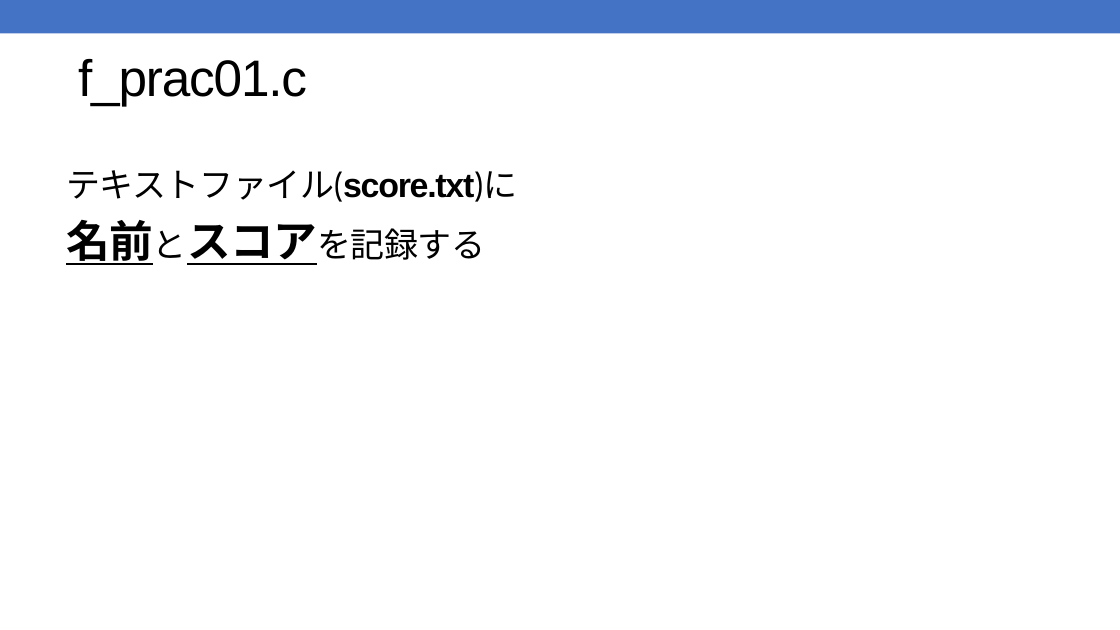
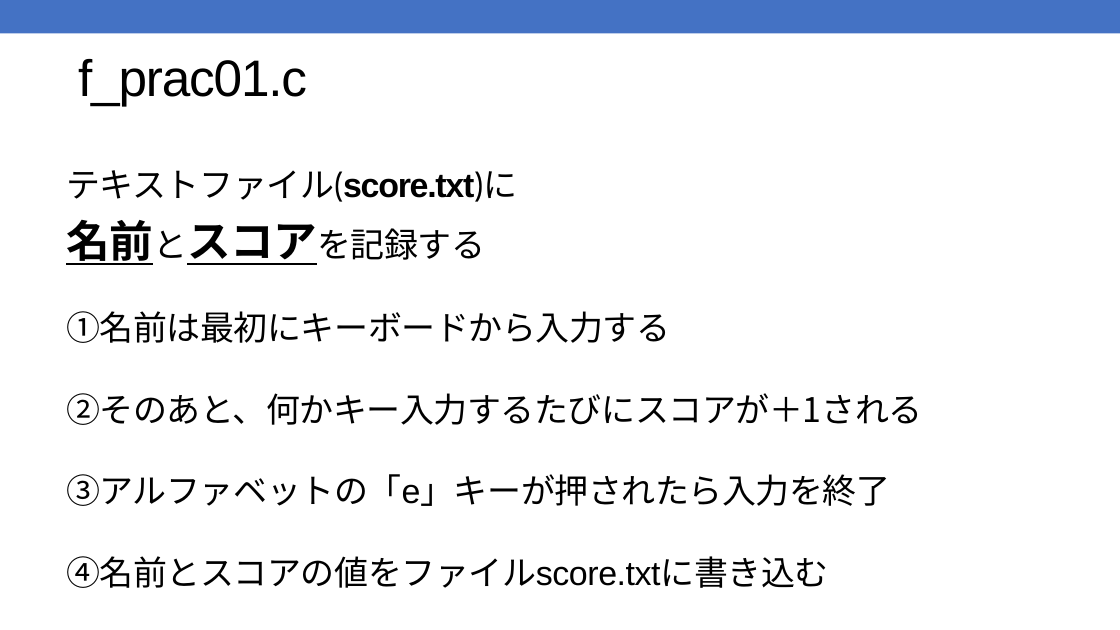
Before and after one commit to kic-murata/cpp2025, a slide deck: slide 1 of 授業資料/演習問題：ファイル処理.pptx. Drawn at 1120x630 pixels with LibreOffice and Linux fonts; fonts in the diff are those of the drawing. Boxes give left, top, right and bottom in pixels: in the first picture for what was removed or moved away, otherwise in the second. Text is boxed around its words. In the diff, an @@ line names an element or a change of style, - is before the commit and + after.

```diff
--- a/授業資料/演習問題：ファイル処理.pptx
+++ b/授業資料/演習問題：ファイル処理.pptx
@@ text at (66, 220, 923, 588): text changed @@
-名前とスコアを記録する
+名前とスコアを記録する
+①名前は最初にキーボードから入力する
+②そのあと、何かキー入力するたびにスコアが＋1される
+③アルファベットの「e」キーが押されたら入力を終了
+④名前とスコアの値をファイルscore.txtに書き込む
```
Also in this commit, not shown: 11 other slides changed, 1 other file.
